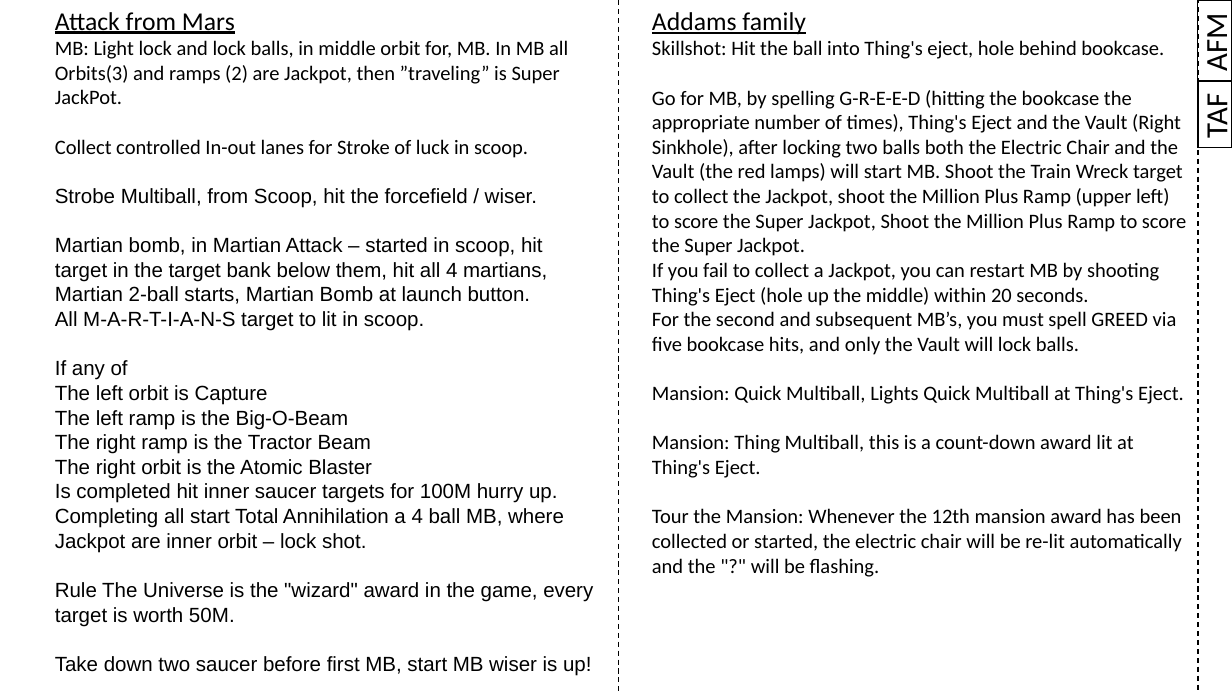
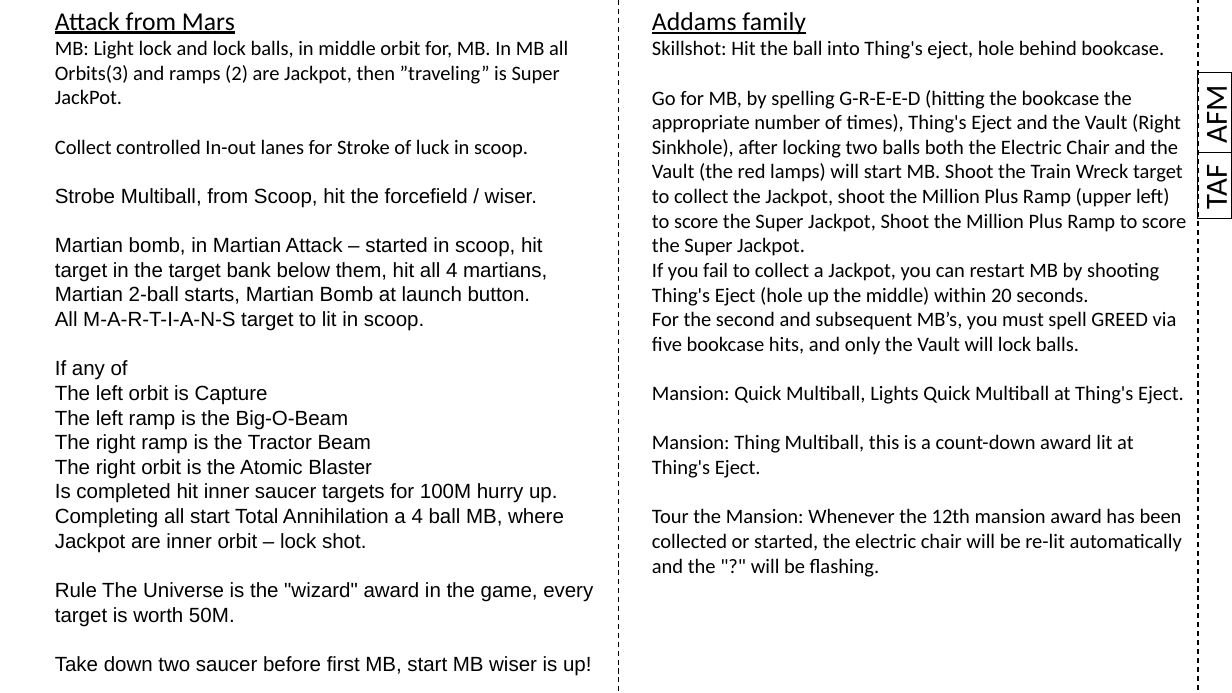
Before and after one commit to karstenbolge/PB, a slide deck: slide 15 of PB.pptx. Drawn at 1232x693 pixels with LibreOffice and Linux fonts; fonts in the diff are those of the drawing. Boxes give left, top, right and bottom in pixels: in the first picture for what was removed or moved away, otherwise in the second. Text is boxed around its words. In the diff, an @@ line names an element or a change of style, - is before the commit and + after.

```diff
--- a/PB.pptx
+++ b/PB.pptx
@@ rectangle "AFM": place and size @@
-rectangle "AFM" at bbox=[1198, 0, 1232, 80]
+rectangle "AFM" at bbox=[1198, 72, 1232, 152]
@@ rectangle "TAF": place and size @@
-rectangle "TAF" at bbox=[1198, 81, 1232, 147]
+rectangle "TAF" at bbox=[1197, 153, 1232, 219]
```
Also in this commit, not shown: 20 other slides changed, 1 slide added.
